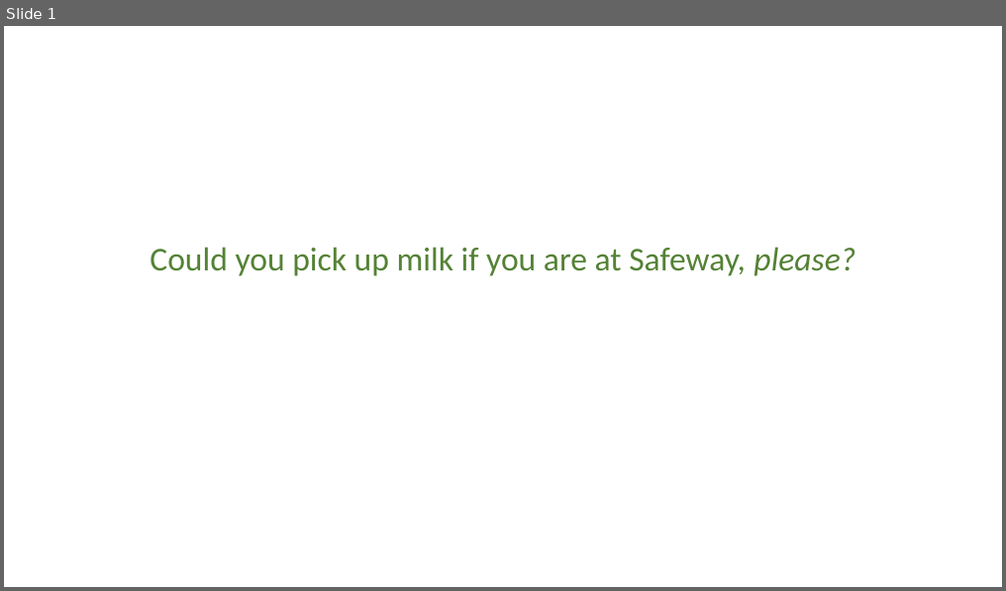
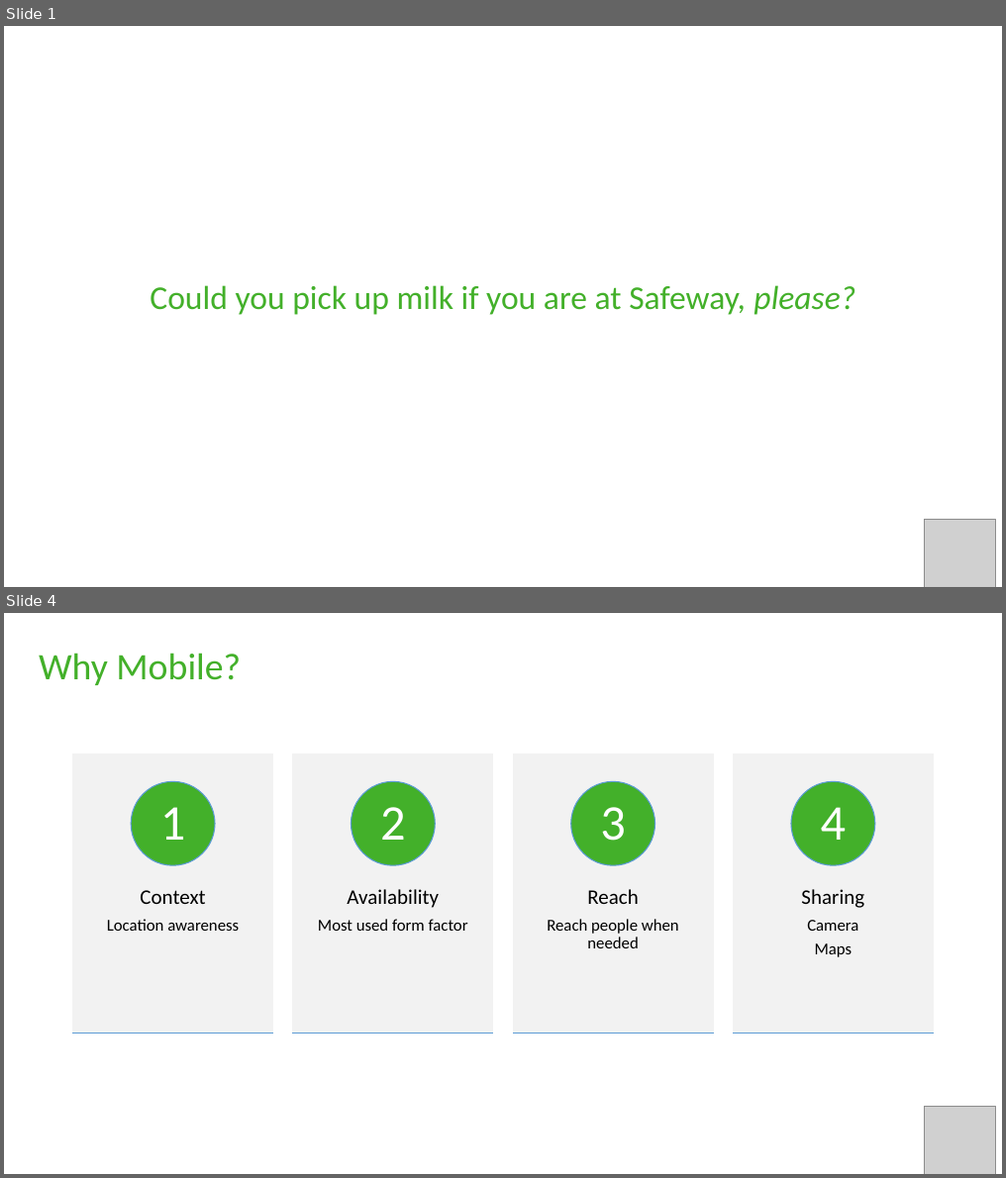
Before and after one commit to Codepath-Sep-2017-Group-16/ShopperPro, a slide deck: Presentation/Presentation.pptx. Shown one above the other, each under a label of ours: slide 1 before the commit, slides 1 and 4 after it; the slides between them are not shown. The pictures are 1006x591 and 1006x1178 pixels, drawn with LibreOffice and Linux fonts; fonts in the diff are those of the drawing; grey boxes stand for pictures. Boxes give left, top, right and bottom in pixels: in the first picture for what was removed or moved away, otherwise in the second. Text is boxed around its words. In the diff, an @@ line names an element or a change of style, - is before the commit and + after.

```diff
--- a/Presentation/Presentation.pptx
+++ b/Presentation/Presentation.pptx
@@ slide 4 added at <box>4,613,1002,1174</box>, background #FFFFFF @@
@@ text added at <box>39,653,241,685</box>, 36 pt, text #43B02A @@
+Why Mobile?
@@ group added at <box>73,754,933,1034</box>: 8 rectangles, 8 texts, 4 ellipses @@
+Context
+Location awareness
+1
+Availability
+Most used form factor
+2
+Reach
+Reach people when needed
+3
+Sharing
+Camera
+Maps
+4
@@ picture added at <box>925,1106,996,1174</box> @@
@@ slide 1 changed as well @@
@@ subtitle "Could you pick up milk ...": place and size @@
-subtitle "Could you pick up milk ..." at <box>150,247,855,276</box>
+subtitle "Could you pick up milk ..." at <box>150,285,855,315</box>
@@ subtitle "Could you pick up milk ..." at <box>150,285,855,315</box>: text colour #548235 to #43B02A @@
@@ picture added at <box>925,519,996,587</box> @@
```
Also in this commit, not shown: 6 other slides added.
